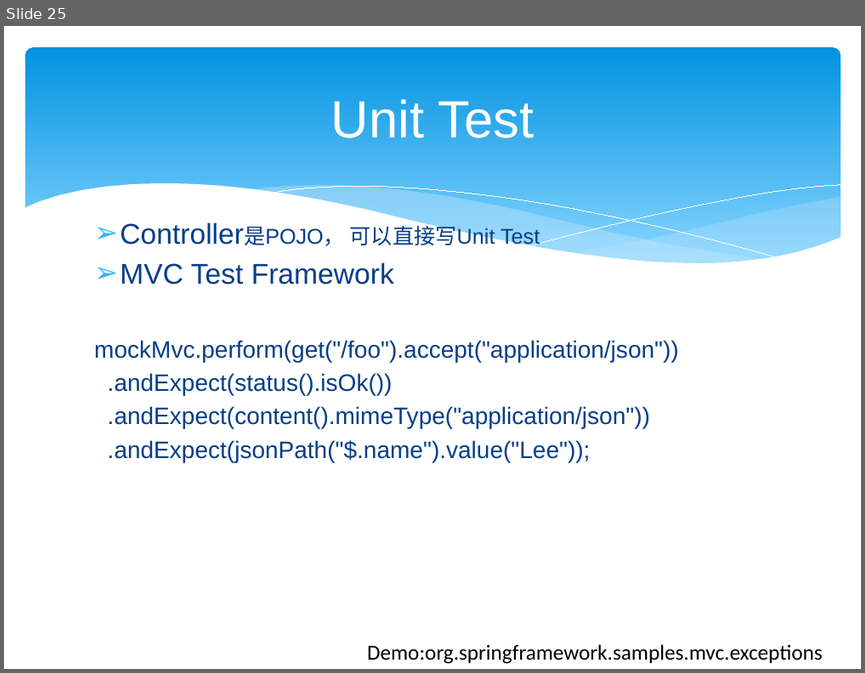
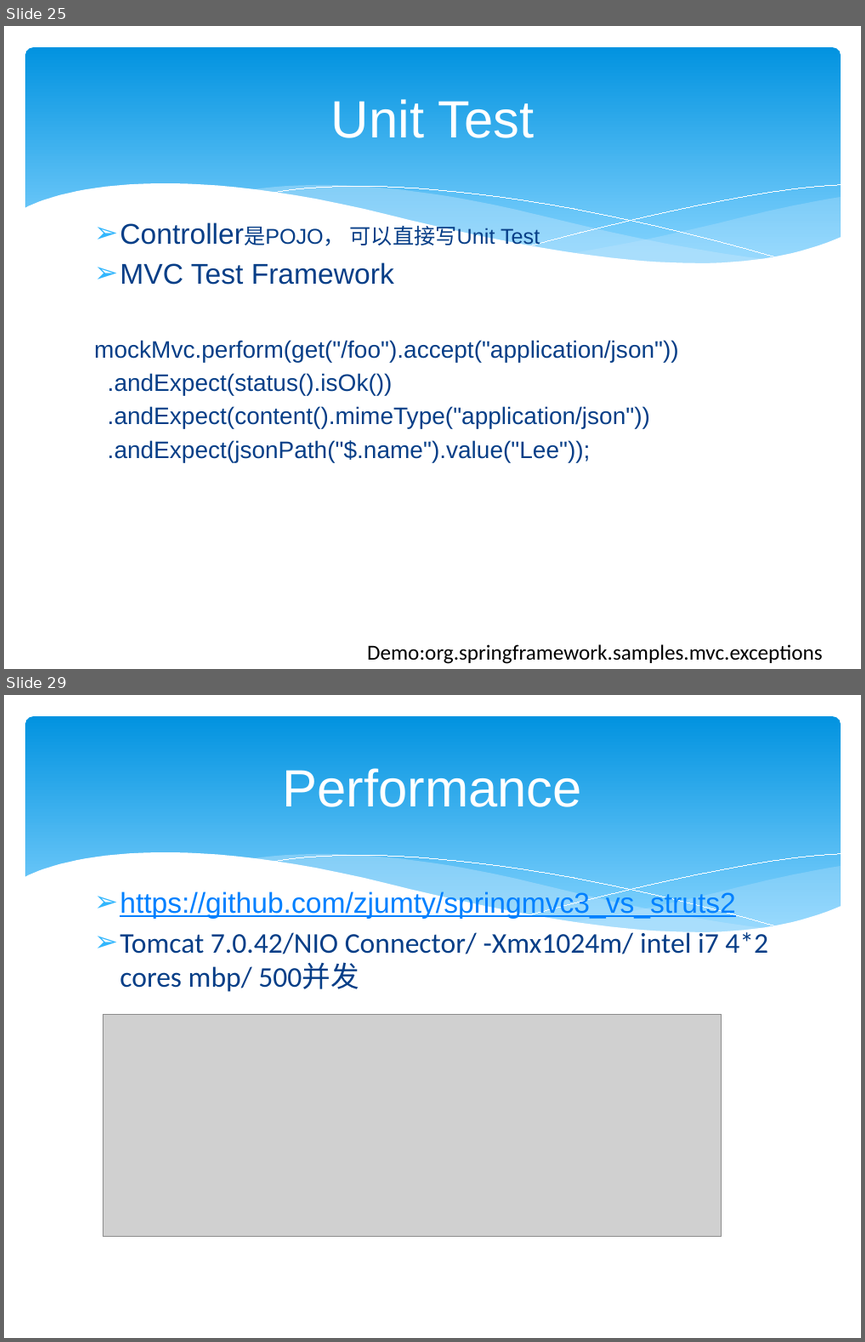
Before and after one commit to zjumty/spring-mvc-showcase, a slide deck: SpringMVC3.pptx. Shown one above the other, each under a label of ours: slide 25 before the commit, slides 25 and 29 after it; the slides between them are not shown. The pictures are 865x673 and 865x1342 pixels, drawn with LibreOffice and Linux fonts; fonts in the diff are those of the drawing; grey boxes stand for pictures. Boxes give left, top, right and bottom in pixels: in the first picture for what was removed or moved away, otherwise in the second. Text is boxed around its words. In the diff, an @@ line names an element or a change of style, - is before the commit and + after.

```diff
--- a/SpringMVC3.pptx
+++ b/SpringMVC3.pptx
@@ slide 29 added at bbox=[4, 695, 861, 1338], background #FFFFFF; not listed: 6 template elements that a slide beside it also shows @@
@@ title added at bbox=[283, 768, 582, 807], 44 pt, text #FFFFFF @@
+Performance
@@ text added at bbox=[120, 890, 768, 992], 24 pt, text #073E87 @@
+➢ https://github.com/zjumty/springmvc3_vs_struts2
+➢ Tomcat 7.0.42/NIO Connector/ -Xmx1024m/ intel i7 4*2 cores mbp/ 500并发
@@ picture added at bbox=[103, 1015, 721, 1236] @@
@@ picture added at bbox=[121, 1015, 721, 1233] @@
```
Also in this commit, not shown: 3 other slides added, 5 other files.
